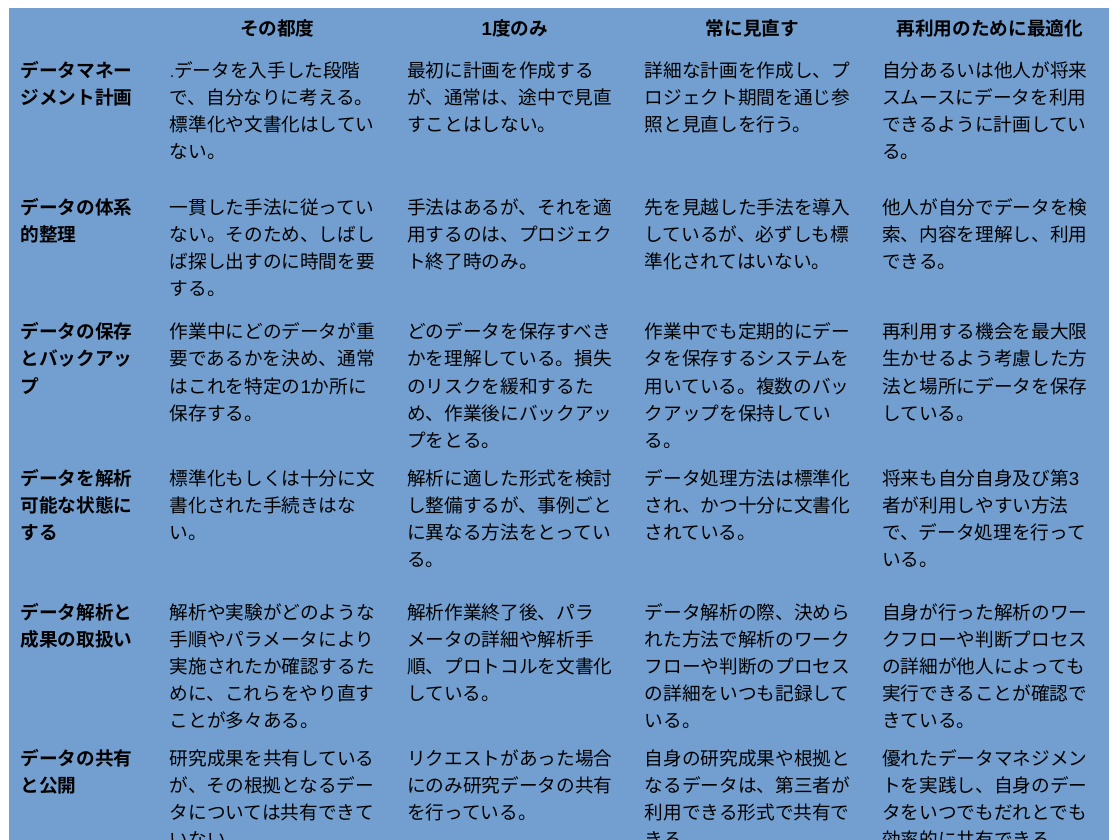
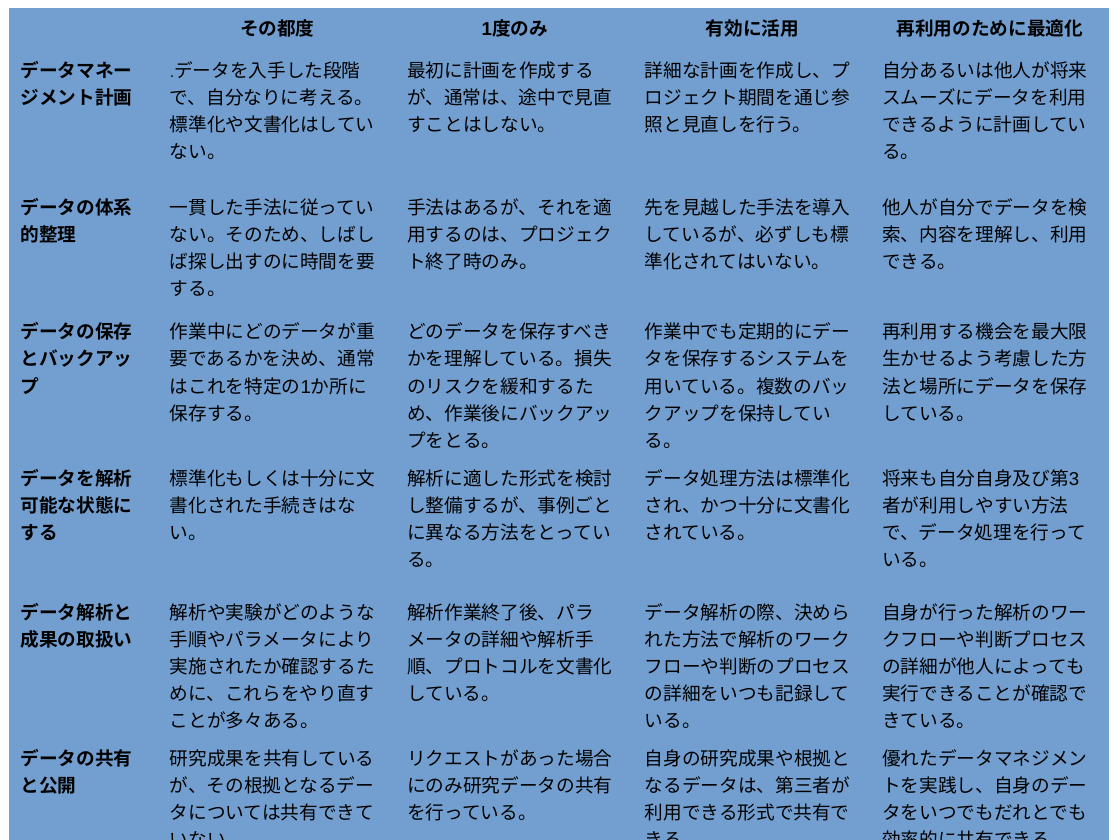
Before and after one commit to kyoto-u/rdm_rubric, a slide deck: slide 1 of oo_201006-2.odp. Drawn at 1120x840 pixels with LibreOffice and Linux fonts; fonts in the diff are those of the drawing. Boxes give left, top, right and bottom in pixels: in the first picture for what was removed or moved away, otherwise in the second. Text is boxed around its words. In the diff, an @@ line names an element or a change of style, - is before the commit and + after.

Commit message:
.odp の日本語訳を変更

```diff
--- a/oo_201006-2.odp
+++ b/oo_201006-2.odp
@@ table at [9, 8, 1108, 840] @@
-row 1, column 4: 常に見直す
+row 1, column 4: 有効に活用
-row 2, column 5: 自分あるいは他人が将来スムースにデータを利用できるように計画している。
+row 2, column 5: 自分あるいは他人が将来スムーズにデータを利用できるように計画している。
```
